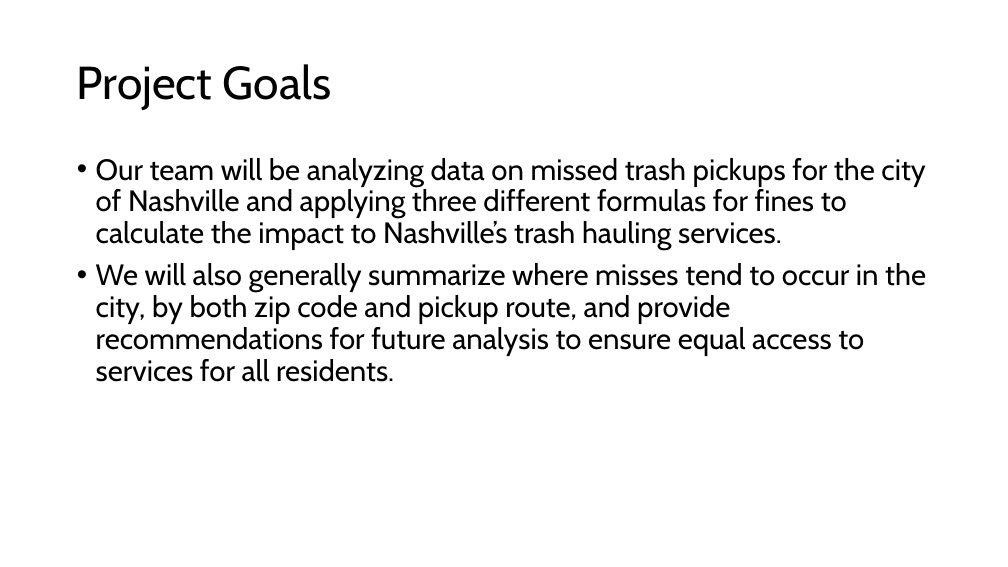
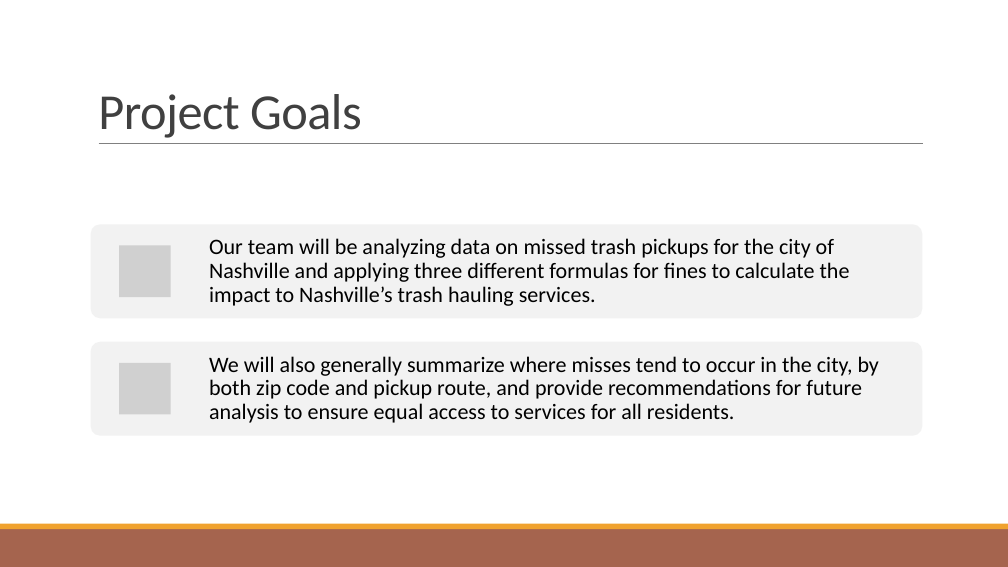
Before and after one commit to NSS-Full-Time-Data-Analytics-17/trash-haulers-atlantis, a slide deck: slide 2 of slides_rme.pptx. Drawn at 1008x567 pixels with LibreOffice and Linux fonts; fonts in the diff are those of the drawing; grey boxes stand for pictures. Boxes give left, top, right and bottom in pixels: in the first picture for what was removed or moved away, otherwise in the second. Text is boxed around its words. In the diff, an @@ line names an element or a change of style, - is before the commit and + after.

```diff
--- a/slides_rme.pptx
+++ b/slides_rme.pptx
@@ title "Project Goals": place and size @@
-title "Project Goals" at (77, 64, 331, 110)
+title "Project Goals" at (98, 94, 362, 138)
@@ title "Project Goals" at (98, 94, 362, 138): size 44 to 48 pt, font Cabin to Calibri, text colour #000000 to #404040, letter spacing 0 to -0.5 pt; line spacing 0.9 to 0.85; vertical alignment middle to bottom @@
@@ line added from (99, 144) to (923, 144), #808080 0.5 pt @@
@@ text removed at (96, 158, 926, 382) @@
-• Our team will be analyzing data on missed trash pickups for the city of Nashville and applying three different formulas for fines to calculate the impact to Nashville’s trash hauling services.
-• We will also generally summarize where misses tend to occur in the city, by both zip code and pickup route, and provide recommendations for future analysis to ensure equal access to services for all residents.
@@ group added at (91, 225, 923, 436): 2 rounded rectangles, 2 pictures, 2 texts @@
+Our team will be analyzing data on missed trash pickups for the city of Nashville and applying three different formulas for fines to calculate the impact to Nashville’s trash hauling services.
+We will also generally summarize where misses tend to occur in the city, by both zip code and pickup route, and provide recommendations for future analysis to ensure equal access to services for all residents.
@@ rectangle added at (0, 529, 1008, 567), fill #A5644E @@
@@ rectangle added at (0, 524, 1008, 529), fill #F0A22E @@
```
Also in this commit, not shown: 9 other slides changed, 3 slides added, 1 other file.
